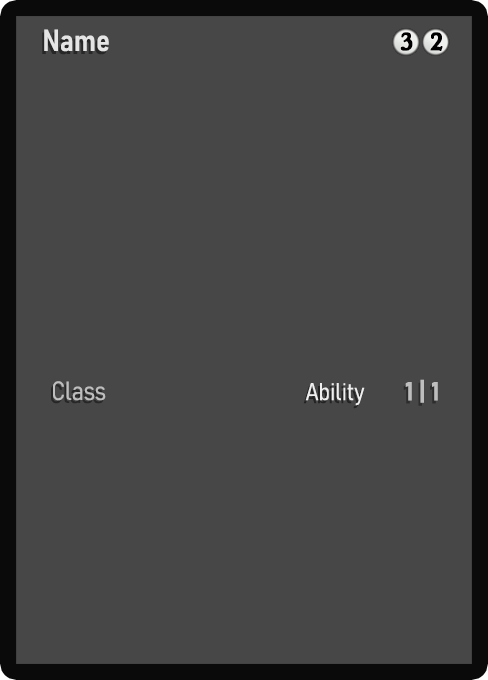
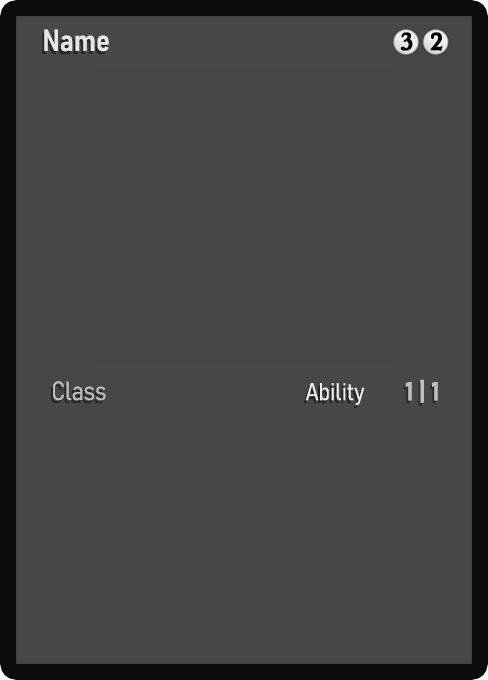
Layered file, before and after one edit (488px x 680px). Changes by layer:
painted on "Class" over [left=54, top=383, right=106, bottom=401]
